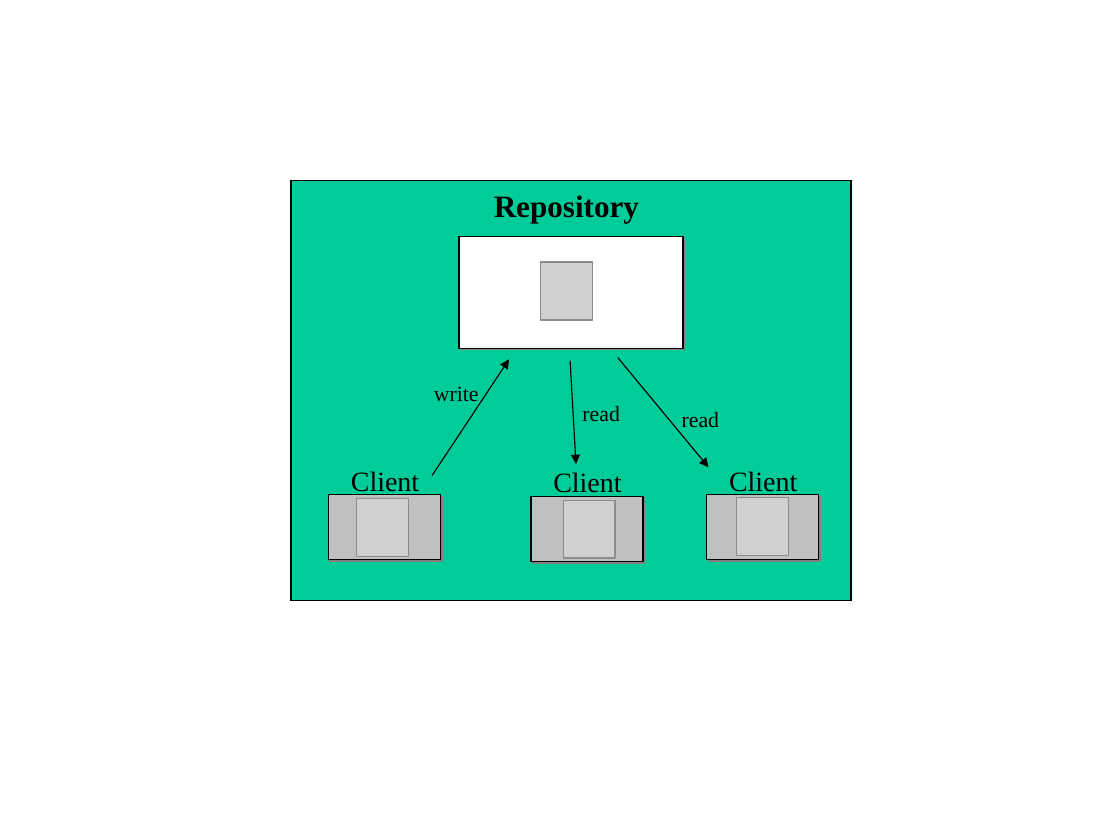
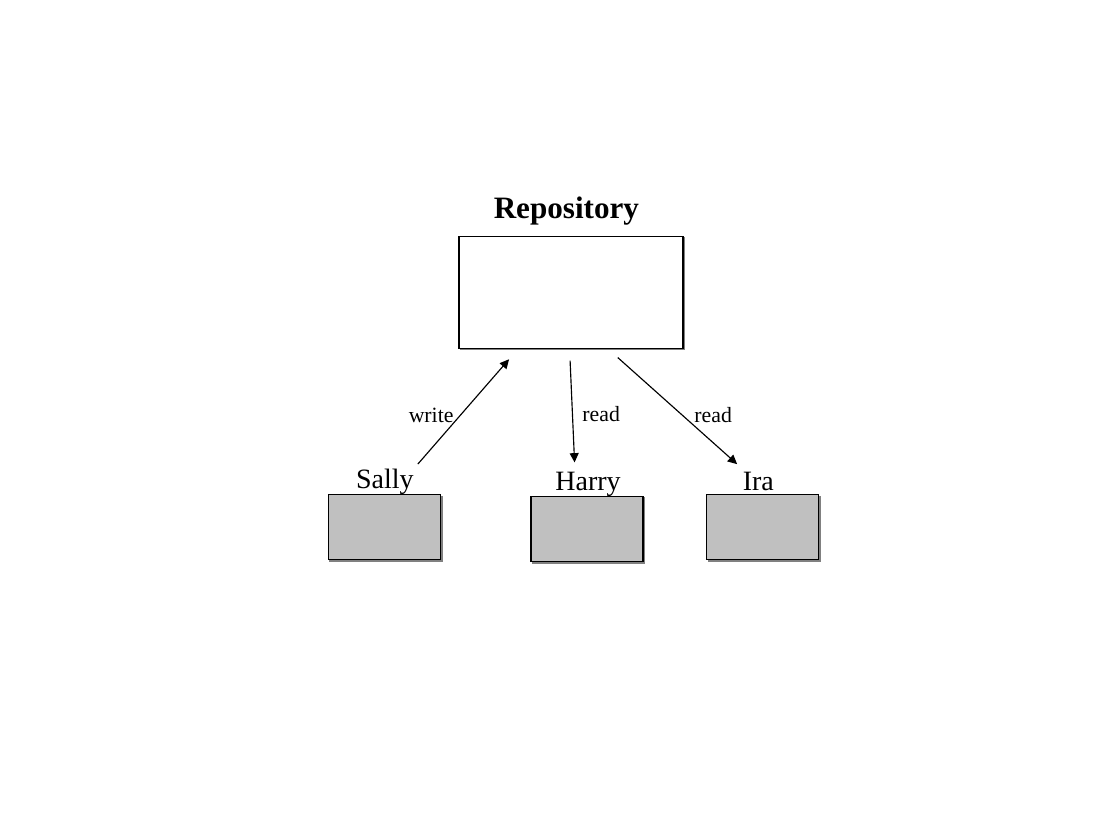
Before and after one commit to nabetaro/svnbook-ja, a slide deck: slide 1 of src/book/book/images/VersioningModels.ppt. Drawn at 1120x840 pixels with LibreOffice and Linux fonts; fonts in the diff are those of the drawing; grey boxes stand for pictures. Boxes give left, top, right and bottom in pixels: in the first picture for what was removed or moved away, otherwise in the second. Text is boxed around its words. In the diff, an @@ line names an element or a change of style, - is before the commit and + after.

```diff
--- a/src/book/book/images/VersioningModels.ppt
+++ b/src/book/book/images/VersioningModels.ppt
@@ rectangle removed at bbox=[291, 180, 851, 600] @@
@@ picture removed at bbox=[541, 262, 592, 320] @@
@@ arrow moved from (618, 357) - (709, 467) to (618, 357) - (737, 464) @@
@@ arrow moved from (432, 476) - (510, 360) to (418, 464) - (510, 360) @@
@@ text "write": place and size @@
-text "write" at bbox=[434, 386, 479, 406]
+text "write" at bbox=[409, 407, 454, 428]
@@ text "read" rewrapped from bbox=[682, 412, 719, 427] to bbox=[694, 407, 731, 427] @@
@@ text removed at bbox=[351, 471, 419, 496] @@
-Client
@@ text added at bbox=[356, 468, 413, 494], 18 pt, text #000000 @@
+Sally
@@ text removed at bbox=[553, 472, 621, 498] @@
-Client
@@ text added at bbox=[555, 471, 620, 495], 18 pt, text #000000 @@
+Harry
@@ text removed at bbox=[729, 471, 797, 496] @@
-Client
@@ text added at bbox=[743, 471, 774, 495], 18 pt, text #000000 @@
+Ira
@@ picture removed at bbox=[357, 498, 409, 557] @@
@@ picture removed at bbox=[563, 501, 615, 559] @@
@@ picture removed at bbox=[737, 497, 788, 556] @@
```
Also in this commit, not shown: 6 other slides changed, 14 other files.
